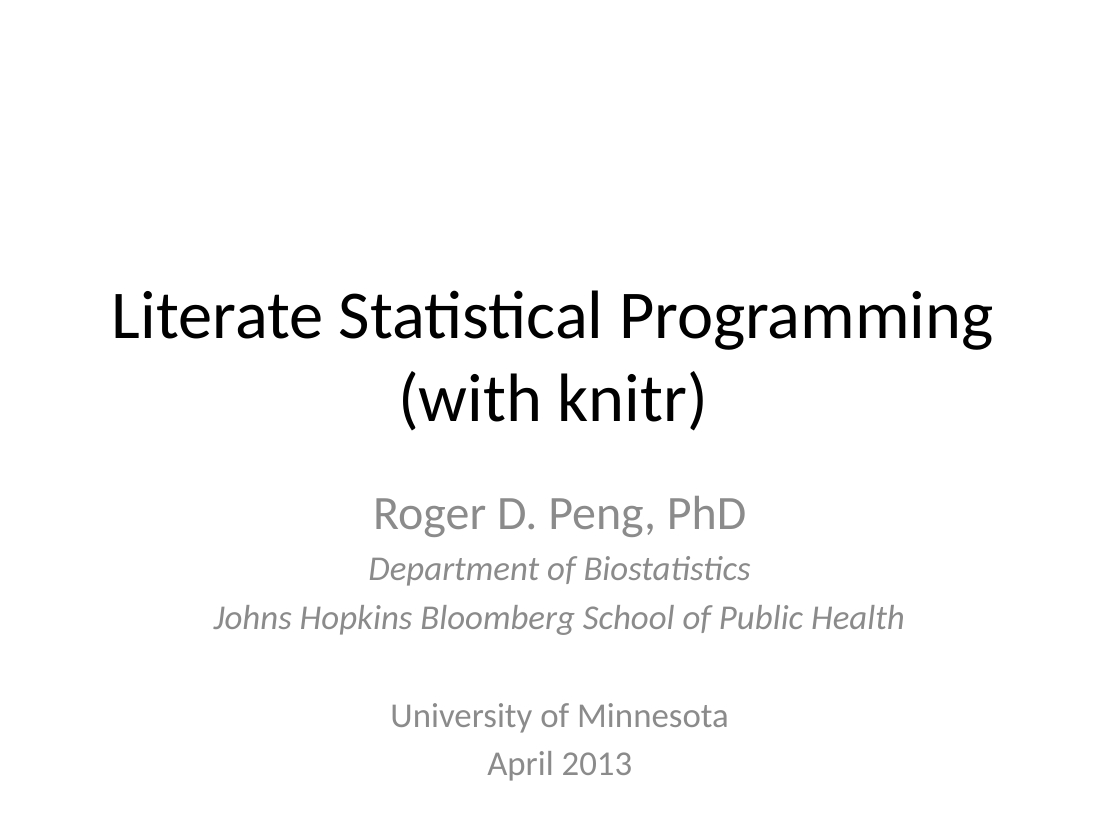
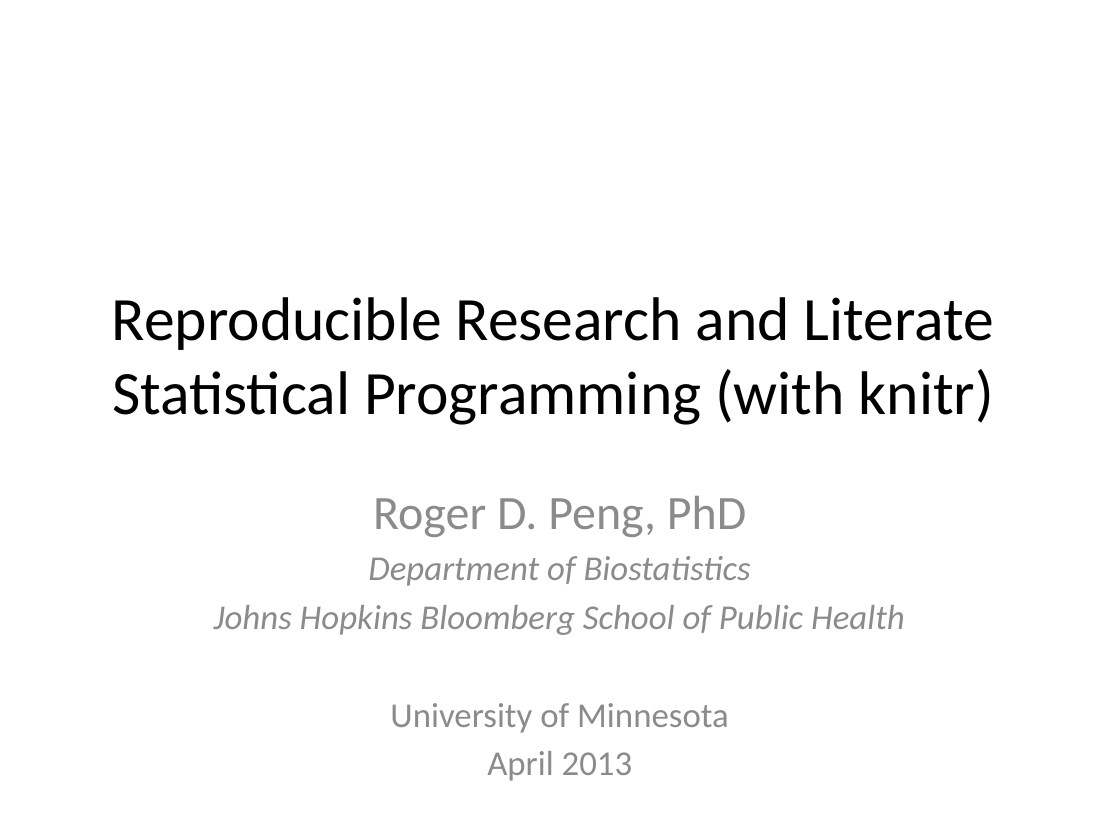
Before and after one commit to rdpeng/Minnesota2013, a slide deck: slide 1 of RR_knitr.pptx. Drawn at 1120x840 pixels with LibreOffice and Linux fonts; fonts in the diff are those of the drawing. Boxes give left, top, right and bottom in pixels: in the first picture for what was removed or moved away, otherwise in the second. Text is boxed around its words. In the diff, an @@ line names an element or a change of style, - is before the commit and + after.

```diff
--- a/RR_knitr.pptx
+++ b/RR_knitr.pptx
@@ title at (112, 297, 994, 425): text changed; size 44 to 39.6 pt @@
-Literate Statistical Programming (with knitr)
+Reproducible Research and Literate Statistical Programming (with knitr)
```
Also in this commit, not shown: 7 other slides changed, 1 slide added, 3 other files.
